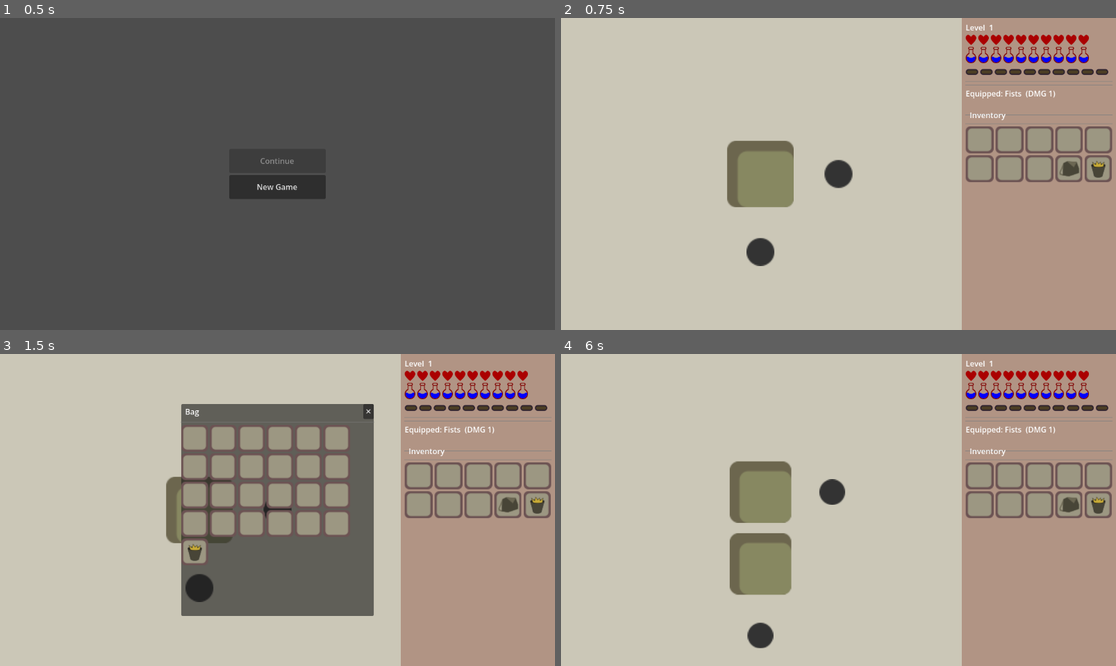
Above: before the commit, frames 1-4 (two rows, left to right).
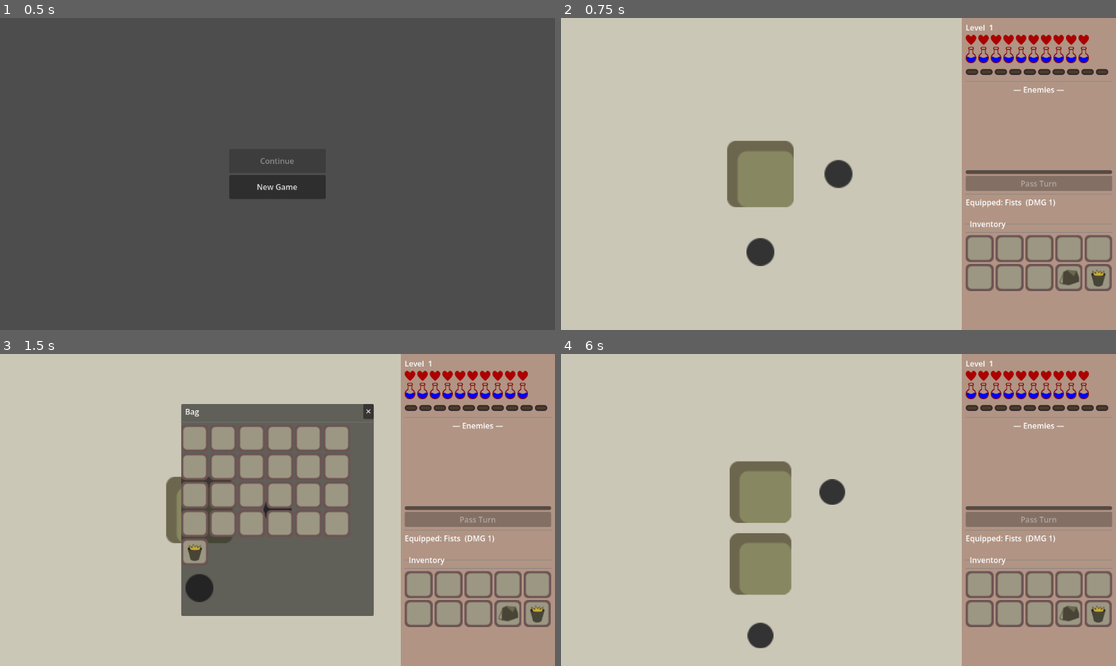
Above: after the commit, the same moments.

Repository: jiexdrop/run-reset
Game: Godot game, scene res://scenes/init.tscn
The game is run twice, just before and just after one commit, with the same random seed, the same clock (stepped at 60 frames per second) and the same inputs.
Inputs (mouse positions are in pixels of both pictures, inside the frame that each line leads up to; where the layout moved, square brackets give the same spot in the first picture):
- Up to frame 1 (0.5 s): no input
- Up to frame 2 (0.75 s): click "New Game" at 0.5 s
- Up to frame 3 (1.5 s): click (510, 612) [510, 503] at 1.25 s
- Up to frame 4 (6 s): click "✕" at 2 s; click (1071, 612) [1071, 503] at 2.75 s; click "✕" at 3.5 s; click (1071, 612) [1071, 503] at 4.25 s; click "✕" at 5 s; tap Enter at 5.75 s; drag from (760, 588) to (838, 510) at 5.77 s

Frame 1 is identical in both runs. In frame 2, 5.5% of the frame differs, in the area x 72-100%, y 21-88%; in frame 3, 5.5%; in frame 4, 5.5%.

Commit message:
changes to inventory and enemies panel

Diff:
--- a/scenes/combat_ui.gd
+++ b/scenes/combat_ui.gd
@@ -25,19 +25,20 @@
 	"Explode": true,
 }
 
-@onready var level_label:    Label           = $MarginContainer/VBox/StatsSection/LevelLabel
-@onready var hearts_grid:    GridContainer   = $MarginContainer/VBox/StatsSection/HeartsGrid
-@onready var energy_grid:    GridContainer   = $MarginContainer/VBox/StatsSection/EnergyGrid
-@onready var exp_row:        HBoxContainer   = $MarginContainer/VBox/StatsSection/ExpRow
-@onready var mob_scroll:     ScrollContainer = $MarginContainer/VBox/CombatSection/MobCarousel/MobScroll
-@onready var mob_row:        HBoxContainer   = $MarginContainer/VBox/CombatSection/MobCarousel/MobScroll/MobRow
-@onready var attack_bar:     HFlowContainer  = $MarginContainer/VBox/AttackBar
-@onready var combat_section: Control         = $MarginContainer/VBox/CombatSection
-@onready var log_label:      Label           = $MarginContainer/VBox/LogLabel
-@onready var inv_ui:         Control         = $MarginContainer/VBox/InventoryUI
-@onready var effect_badge:   Control         = $MarginContainer/VBox/StatsSection/EffectBadge
-@onready var effect_icon:    TextureRect     = $MarginContainer/VBox/StatsSection/EffectBadge/Icon
-@onready var effect_label:   Label           = $MarginContainer/VBox/StatsSection/EffectBadge/Label
+@onready var level_label:      Label           = $MarginContainer/VBox/StatsSection/LevelLabel
+@onready var hearts_grid:      GridContainer   = $MarginContainer/VBox/StatsSection/HeartsGrid
+@onready var energy_grid:      GridContainer   = $MarginContainer/VBox/StatsSection/EnergyGrid
+@onready var exp_row:          HBoxContainer   = $MarginContainer/VBox/StatsSection/ExpRow
+@onready var mob_scroll:       ScrollContainer = $MarginContainer/VBox/CombatSection/MobCarousel/MobScroll
+@onready var mob_row:          HBoxContainer   = $MarginContainer/VBox/CombatSection/MobCarousel/MobScroll/MobRow
+@onready var attack_bar:       HFlowContainer  = $MarginContainer/VBox/AttackBar
+@onready var combat_section:   Control         = $MarginContainer/VBox/CombatSection
+@onready var log_label:        Label           = $MarginContainer/VBox/LogLabel
+@onready var inv_ui:           Control         = $MarginContainer/VBox/InventoryUI
+@onready var effect_badge:     Control         = $MarginContainer/VBox/StatsSection/EffectBadge
+@onready var effect_icon:      TextureRect     = $MarginContainer/VBox/StatsSection/EffectBadge/Icon
+@onready var effect_label:     Label           = $MarginContainer/VBox/StatsSection/EffectBadge/Label
+@onready var pass_turn_button: Button          = $MarginContainer/VBox/CombatSection/PassTurnButton
 
 var _active_mob_ids: Array = []
 var _player_stunned: bool  = false
@@ -61,7 +62,7 @@
 func _ready() -> void:
 	add_to_group("combat_ui")
 	refresh_stats()
-	combat_section.visible = false
+	pass_turn_button.disabled = true
 	if inv_ui:
 		inv_ui.slot_clicked.connect(_on_inventory_slot_clicked)
 		inv_ui.bag_opened.connect(_on_bag_opened)
@@ -99,24 +100,23 @@
 func add_mob_to_combat(mob_idx: int) -> void:
 	if _active_mob_ids.has(mob_idx):
 		return
-	if not combat_section.visible:
+	if _active_mob_ids.is_empty():
 		_active_mob_ids  = [mob_idx]
 		_player_stunned  = false
-		combat_section.visible = true
 		_log("")
 	else:
 		_active_mob_ids.append(mob_idx)
 		_log("A new enemy joins the fight!")
 	_skip_next_turn[mob_idx] = true
+	pass_turn_button.disabled = false
 	_rebuild_mob_cards()
 
 
 func end_combat() -> void:
-	combat_section.visible = false
+	pass_turn_button.disabled = true
 	_active_mob_ids = []
 	_skip_next_turn.clear()
 	_pending_bombs.clear()
-	_exploded.clear()
 	_clear_children(mob_row)
 	_log("")
 
@@ -652,7 +652,7 @@
 func on_player_moved() -> void:
 	if _mob_turns_running or _attack_in_progress:
 		return
-	if not combat_section.visible or _active_mob_ids.is_empty():
+	if _active_mob_ids.is_empty():
 		return
 	_run_mob_turn_sequence()
 
@@ -707,7 +707,7 @@
 		return
 
 func _on_pass_turn_pressed() -> void:
-	if not combat_section.visible or _active_mob_ids.is_empty():
+	if _active_mob_ids.is_empty():
 		return
 	on_player_moved()
 
